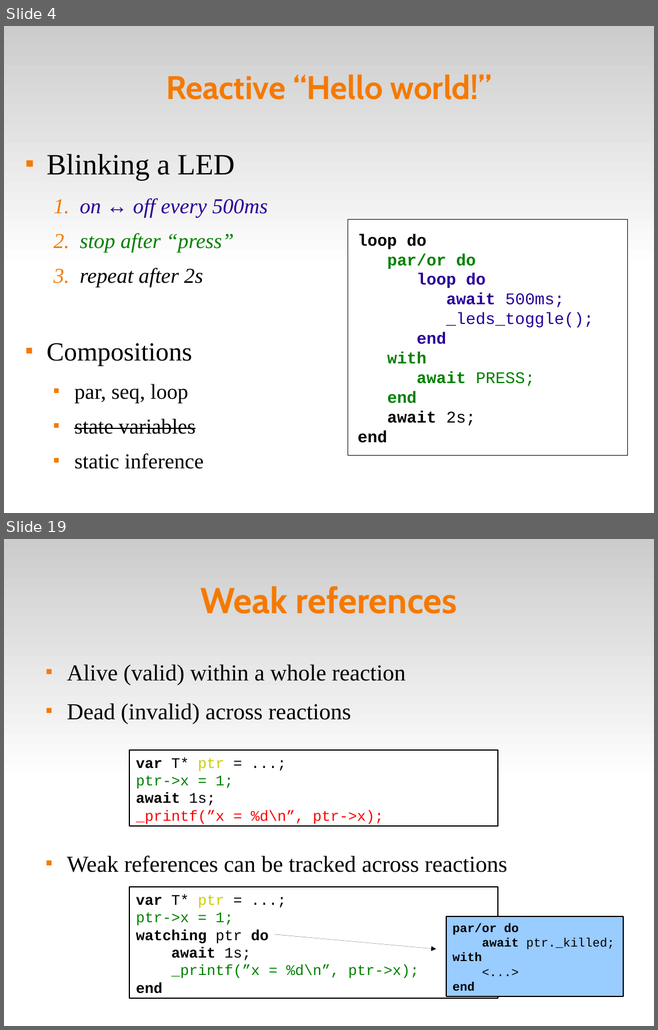
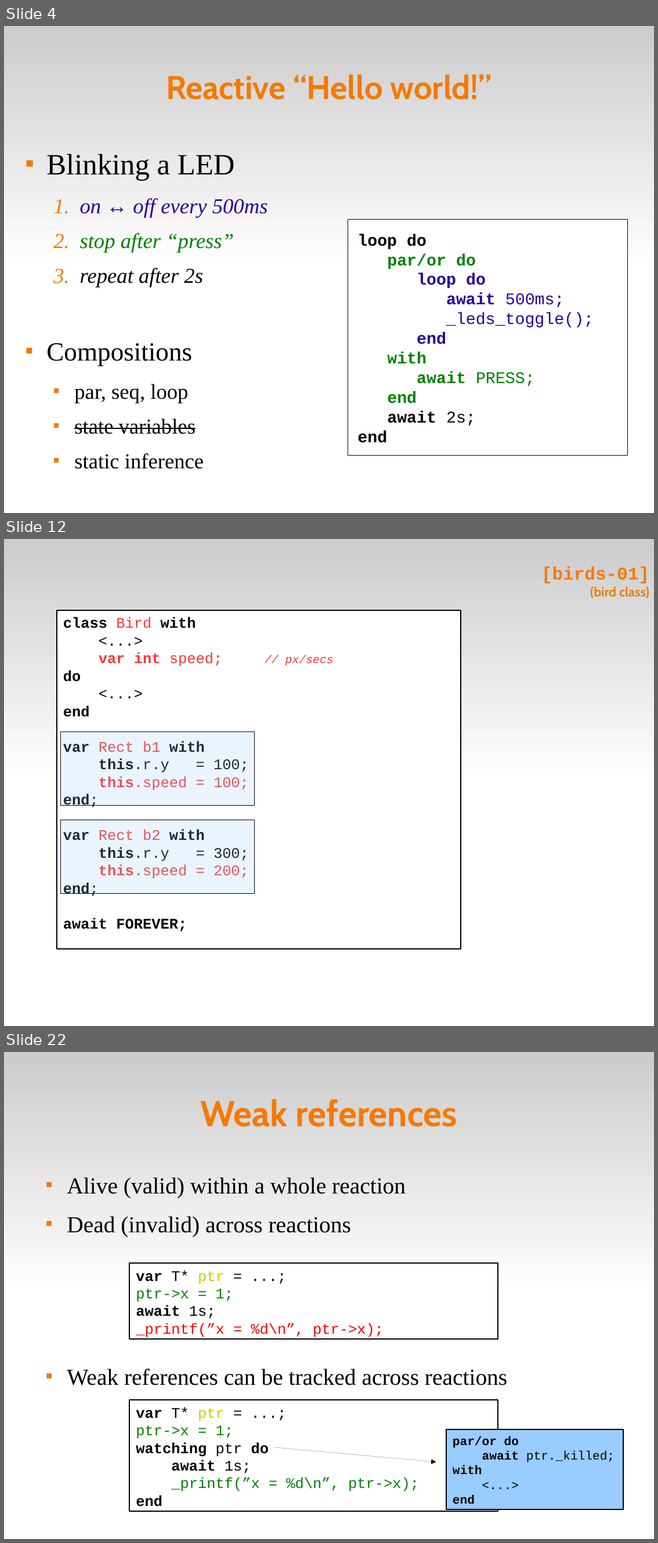
Before and after one commit to fsantanna-no/ceu-docs, a slide deck: ceu_stl.odp. Shown one above the other, each under a label of ours: slides 4 and 19 before the commit, slides 4, 12 and 22 after it; the slides between them are not shown. The pictures are 658x1030 and 658x1543 pixels, drawn with LibreOffice and Linux fonts; fonts in the diff are those of the drawing. Boxes give left, top, right and bottom in pixels: in the first picture for what was removed or moved away, otherwise in the second. Text is boxed around its words. In the diff, an @@ line names an element or a change of style, - is before the commit and + after.

```diff
--- a/ceu_stl.odp
+++ b/ceu_stl.odp
@@ slide 12 added at (4,539,654,1026), background #FFFFFF; not listed: 1 template element that a slide beside it also shows @@
@@ title added at (541,567,649,598), 16 pt, text #F57900, bold @@
+[birds-01]
+(bird class)
@@ rectangle added at (57,610,461,950), fill #FFFFFF, outline #000000 1.45 pt, 18 pt, text #000000 @@
+class Bird with
+<...>
+var int speed; // px/secs
+do
+<...>
+end
+var Rect b1 with
+this.r.y = 100;
+this.speed = 100;
+end;
+var Rect b2 with
+this.r.y = 300;
+this.speed = 200;
+end;
+await FOREVER;
@@ rectangle added at (61,732,255,806), fill #99CCFF at 20% opacity, outline #000000 0 pt @@
@@ rectangle added at (61,820,255,894), fill #99CCFF at 20% opacity, outline #000000 0 pt @@
@@ what was slide 19 is now slide 22 @@
```
Also in this commit, not shown: 15 slides changed, 6 other slides added, 2 other files.
